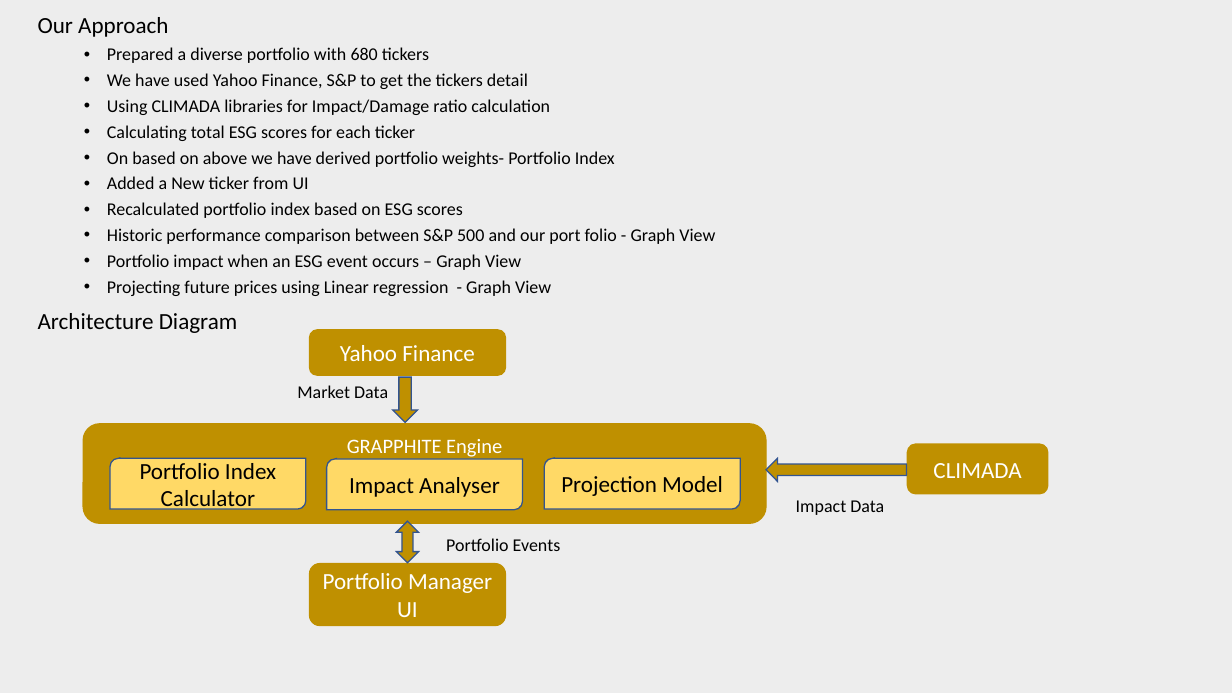
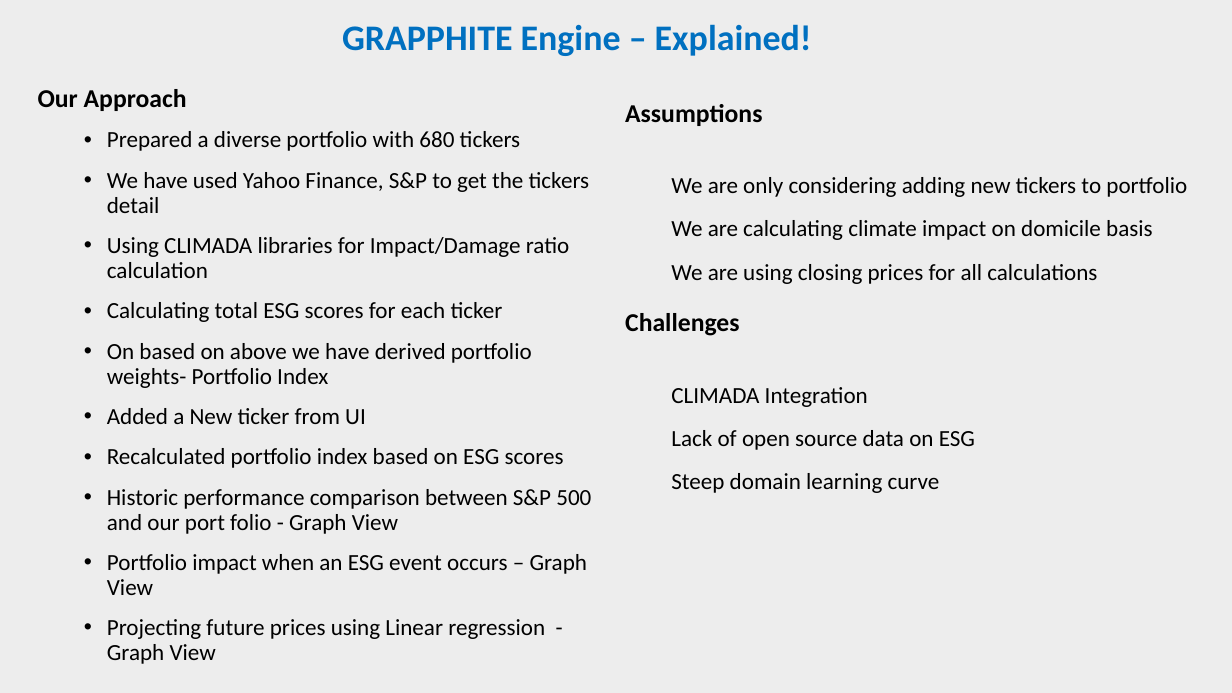
Before and after one commit to ab115/GRAPPH, a slide deck: slide 4 of EsgPrez.pptx. Drawn at 1232x693 pixels with LibreOffice and Linux fonts; fonts in the diff are those of the drawing. Boxes give left, top, right and bottom in pixels: in the first picture for what was removed or moved away, otherwise in the second. Text is boxed around its words. In the diff, an @@ line names an element or a change of style, - is before the commit and + after.

Commit message:
Add files via upload
updated design diagram

```diff
--- a/EsgPrez.pptx
+++ b/EsgPrez.pptx
@@ text added at (x1=342, y1=24, x2=812, y2=56), 28 pt, text #0070C0, bold @@
+GRAPPHITE Engine – Explained!
@@ text "Our Approach" moved from (x1=38, y1=17, x2=715, y2=333) to (x1=38, y1=89, x2=591, y2=664) @@
@@ text "Our Approach" at (x1=38, y1=89, x2=591, y2=664): size 18 to 20 pt, bold on in "Our Approach"; size 14 to 18 pt; more space between paragraphs @@
@@ text added at (x1=625, y1=104, x2=1187, y2=493), 18 pt, text #000000 @@
+Assumptions
+  We are only considering adding new tickers to portfolio
+  We are calculating climate impact on domicile basis
+  We are using closing prices for all calculations
+Challenges
+  CLIMADA Integration
+  Lack of open source data on ESG
+  Steep domain learning curve
@@ text at (x1=38, y1=313, x2=237, y2=333): paragraph removed @@
-Architecture Diagram
@@ rounded rectangle removed at (x1=310, y1=330, x2=506, y2=375) @@
-Yahoo Finance
@@ text removed at (x1=297, y1=385, x2=388, y2=398) @@
-Market Data
@@ down arrow removed at (x1=393, y1=377, x2=418, y2=422) @@
@@ rounded rectangle removed at (x1=83, y1=424, x2=766, y2=524) @@
-GRAPPHITE Engine
@@ rounded rectangle removed at (x1=908, y1=445, x2=1048, y2=494) @@
-CLIMADA
@@ round diag rect removed at (x1=110, y1=458, x2=306, y2=509) @@
-Portfolio Index Calculator
@@ round diag rect removed at (x1=327, y1=459, x2=523, y2=510) @@
-Impact Analyser
@@ round diag rect removed at (x1=544, y1=458, x2=740, y2=509) @@
-Projection Model
@@ left arrow removed at (x1=766, y1=458, x2=907, y2=482) @@
@@ text removed at (x1=796, y1=500, x2=884, y2=515) @@
-Impact Data
@@ up down arrow removed at (x1=396, y1=521, x2=419, y2=563) @@
@@ text removed at (x1=446, y1=538, x2=561, y2=551) @@
-Portfolio Events
@@ rounded rectangle removed at (x1=310, y1=564, x2=506, y2=626) @@
-Portfolio Manager UI
```
Also in this commit, not shown: 2 other slides changed, 2 slides added, 2 slides removed.
